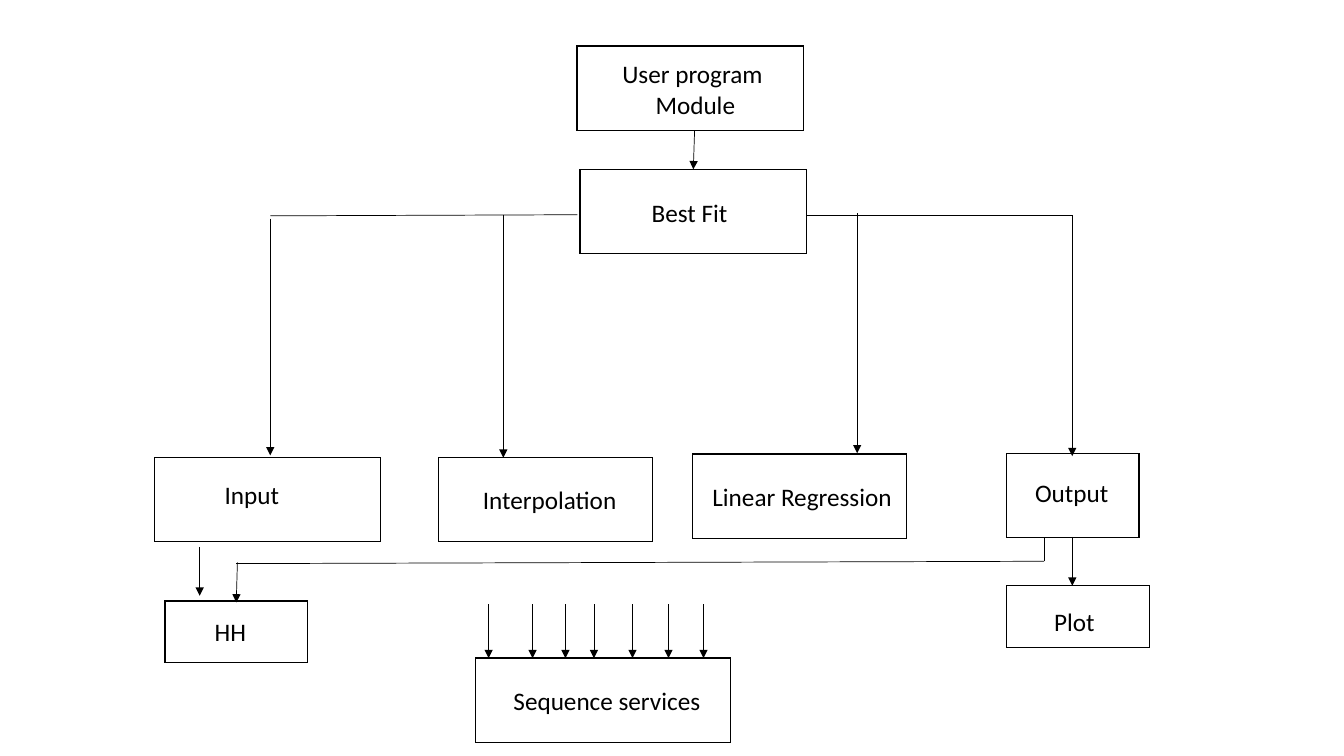
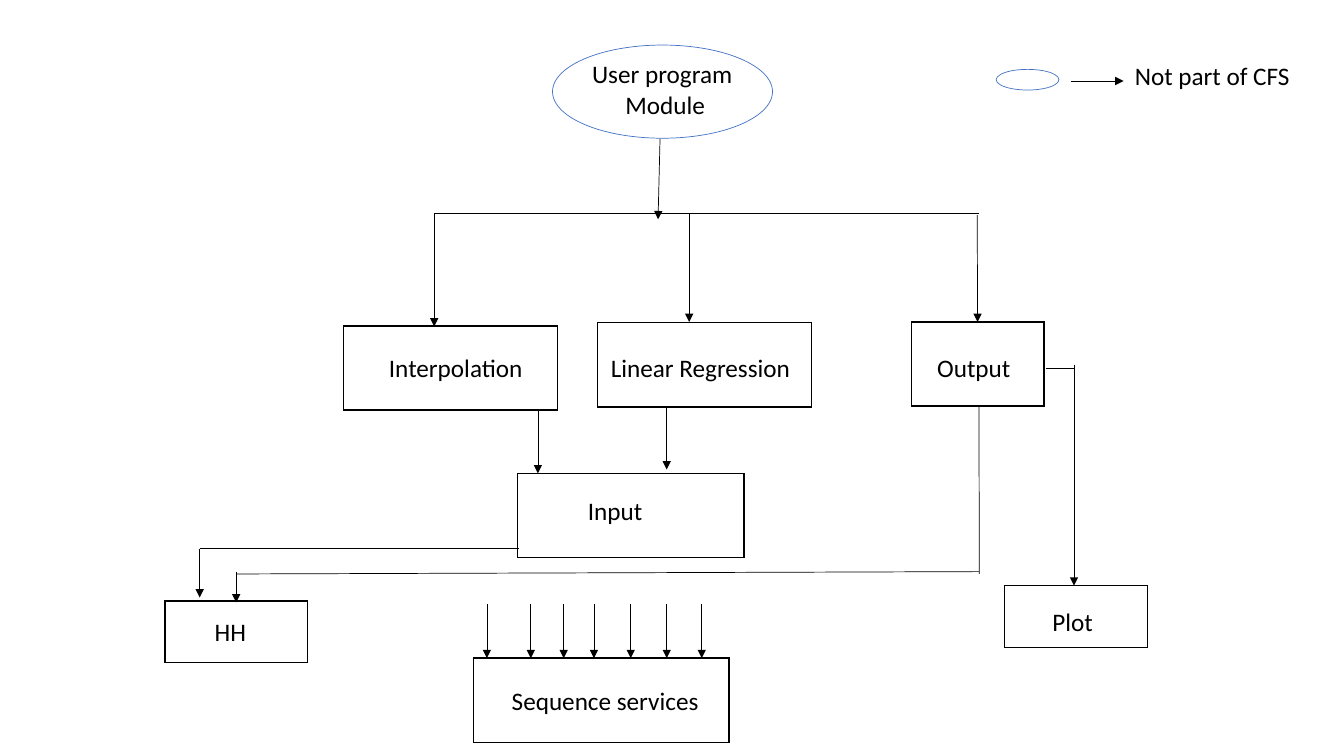
Before and after one commit to Malavika-Srinivasan/CAS741, a slide deck: slide 1 of docs/Design/MG/UsesHierarchy.pptx. Drawn at 1344x756 pixels with LibreOffice and Linux fonts; fonts in the diff are those of the drawing. Boxes give left, top, right and bottom in pixels: in the first picture for what was removed or moved away, otherwise in the second. Text is boxed around its words. In the diff, an @@ line names an element or a change of style, - is before the commit and + after.

```diff
--- a/docs/Design/MG/UsesHierarchy.pptx
+++ b/docs/Design/MG/UsesHierarchy.pptx
@@ ellipse added at (553,45,772,138), outline #4472C4 0.5 pt @@
@@ text "User program": place and size @@
-text "User program" at (622,66,762,114)
+text "User program" at (592,66,732,114)
@@ ellipse added at (996,70,1059,91), outline #4472C4 0.5 pt @@
@@ arrow added from (1071, 81) to (1124, 81), #000000 0.5 pt @@
@@ text added at (1135,67,1289,89), 18 pt, text #000000 @@
+Not part of CFS
@@ arrow moved from (695, 130) - (694, 169) to (660, 139) - (658, 220) @@
@@ group removed at (270,46,808,456): 2 rectangles, 1 text, 1 arrow @@
-Best Fit
@@ arrow moved from (503, 215) - (503, 458) to (435, 213) - (435, 327) @@
@@ line moved from (270, 216) - (578, 215) to (435, 213) - (980, 213) @@
@@ arrow moved from (857, 213) - (857, 454) to (690, 213) - (690, 322) @@
@@ arrow moved from (1073, 215) - (1073, 457) to (977, 215) - (978, 322) @@
@@ 3 rectangles, 1 text: place and size @@
-3 rectangles, 1 text at (439,454,1139,542)
+3 rectangles, 1 text at (344,322,1045,410)
@@ text "Linear Regression": place and size @@
-text "Linear Regression" at (712,488,892,511)
+text "Linear Regression" at (611,359,790,382)
@@ text "Output": place and size @@
-text "Output" at (1035,485,1108,506)
+text "Output" at (937,360,1010,381)
@@ line added from (1046, 368) to (1075, 368), #000000 0.5 pt @@
@@ arrow moved from (1073, 537) - (1073, 586) to (1075, 365) - (1075, 586) @@
@@ arrow added from (538, 410) to (538, 474), #000000 0.5 pt @@
@@ arrow added from (666, 406) to (666, 470), #000000 0.5 pt @@
@@ line moved from (1045, 538) - (1045, 562) to (979, 406) - (980, 574) @@
@@ rectangle: place and size @@
-rectangle at (154,458,381,542)
+rectangle at (517,474,744,559)
@@ text "Input": place and size @@
-text "Input" at (225,487,279,508)
+text "Input" at (588,503,642,524)
@@ line moved from (807, 215) - (1073, 215) to (200, 548) - (519, 548) @@
@@ line moved from (236, 564) - (1045, 562) to (236, 574) - (979, 572) @@
@@ arrow moved from (238, 563) - (236, 603) to (236, 572) - (236, 603) @@
```
Also in this commit, not shown: 4 other files.
